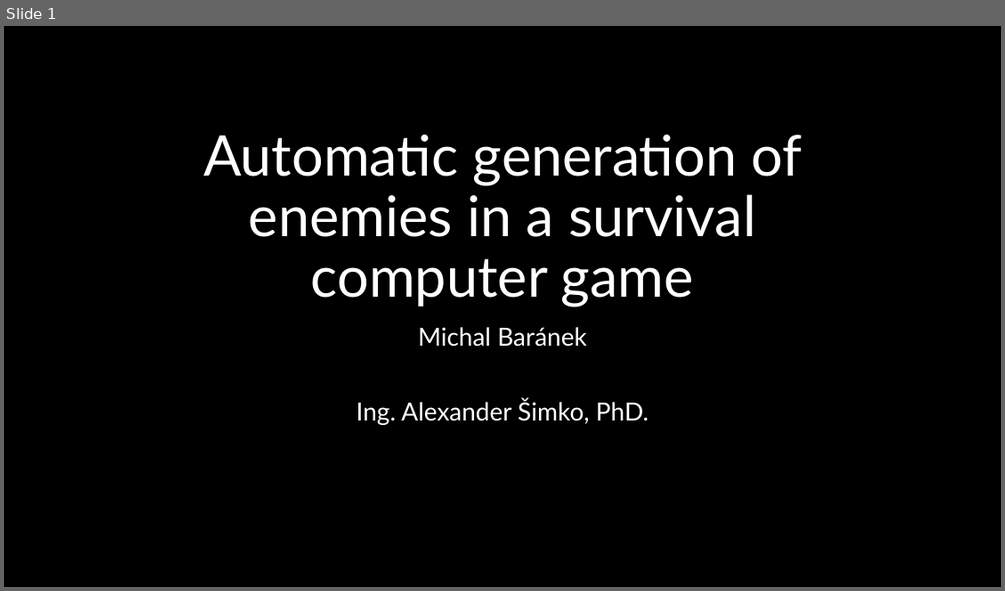
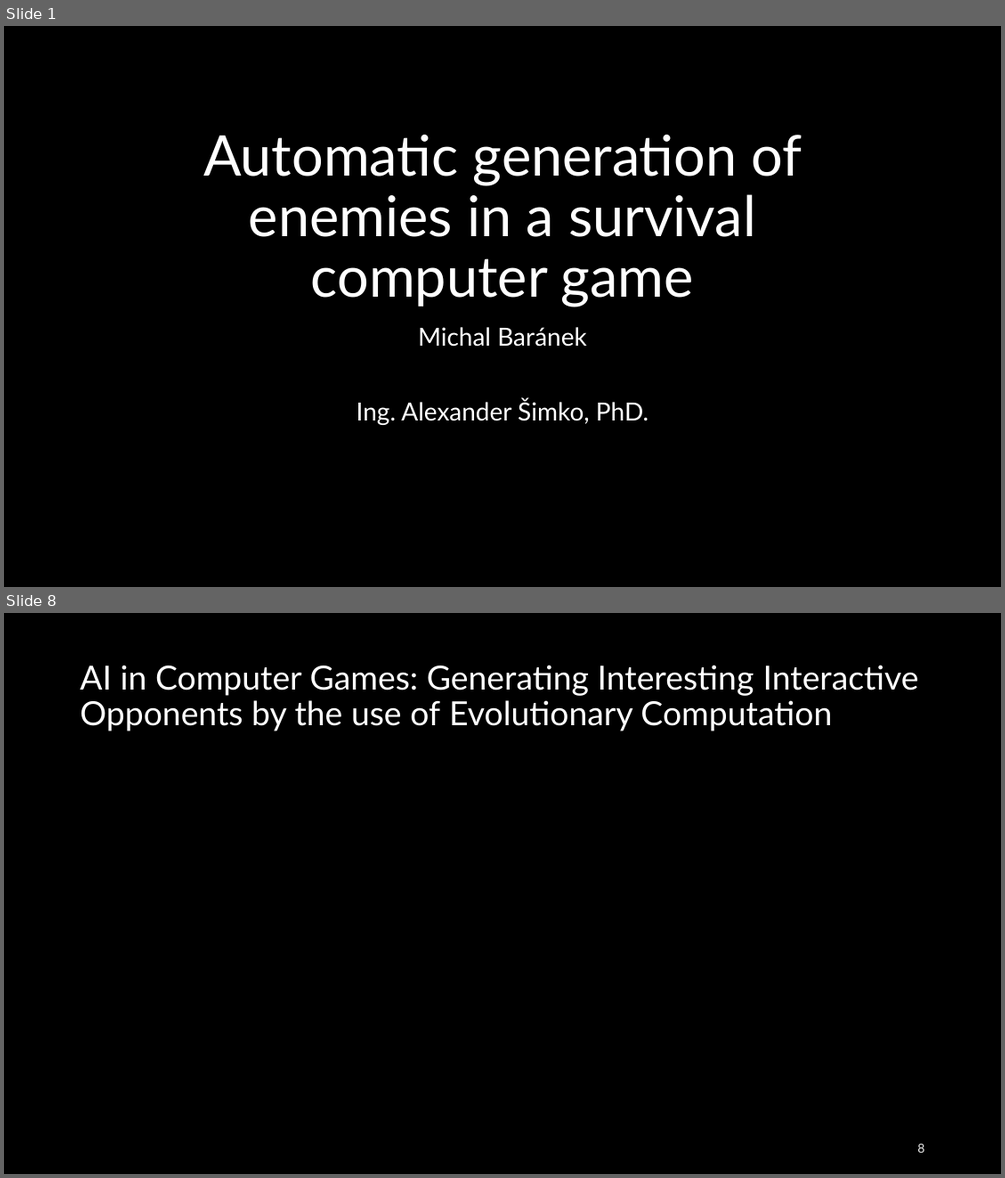
Before and after one commit to Raamxie/BGEN, a slide deck: Automatic generation of enemies in a survival computer.pptx. Shown one above the other, each under a label of ours: slide 1 before the commit, slides 1 and 8 after it; the slides between them are not shown. The pictures are 1005x591 and 1005x1178 pixels, drawn with LibreOffice and Linux fonts; fonts in the diff are those of the drawing; grey boxes stand for pictures. Boxes give left, top, right and bottom in pixels: in the first picture for what was removed or moved away, otherwise in the second. Text is boxed around its words. In the diff, an @@ line names an element or a change of style, - is before the commit and + after.

```diff
--- a/Automatic generation of enemies in a survival computer.pptx
+++ b/Automatic generation of enemies in a survival computer.pptx
@@ slide 8 added at (4, 613, 1001, 1174), background #000000 @@
@@ title added at (80, 665, 919, 731), 32 pt, text #FFFFFF @@
+AI in Computer Games: Generating Interesting Interactive Opponents by the use of Evolutionary Computation
@@ page number added at (917, 1143, 924, 1152), 12 pt, text #EAEAEA @@
+8
```
Also in this commit, not shown: 6 slides changed, 5 other slides added, 1 slide removed, 9 other files.
